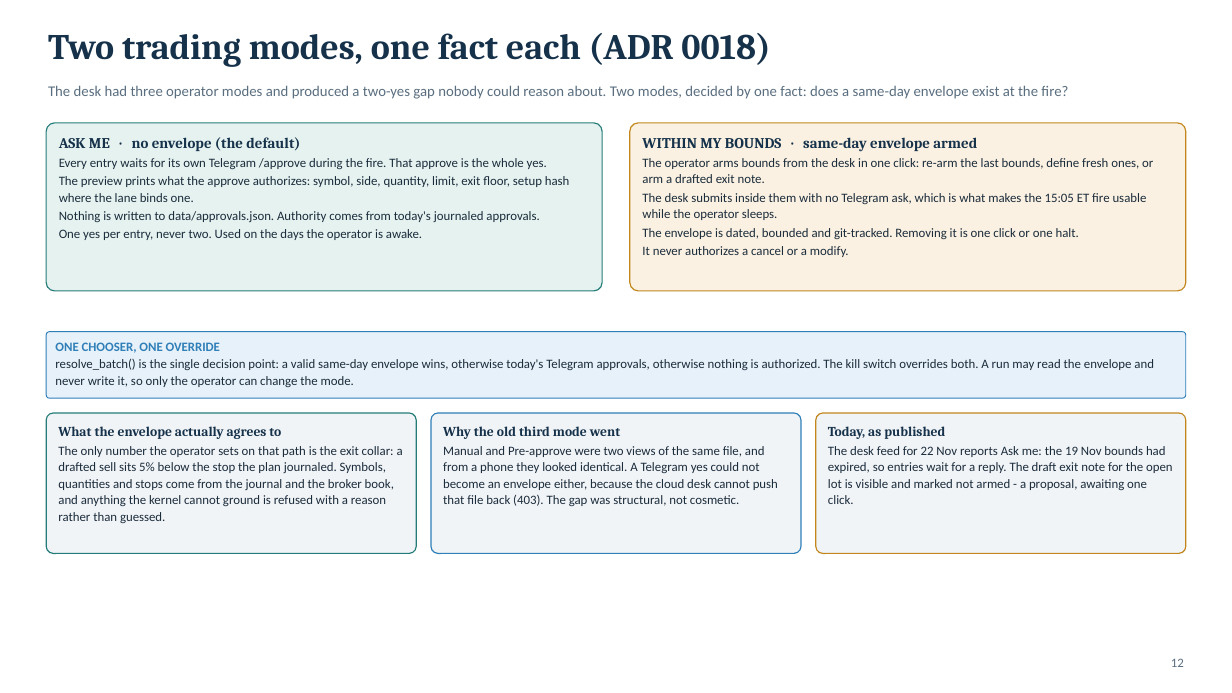
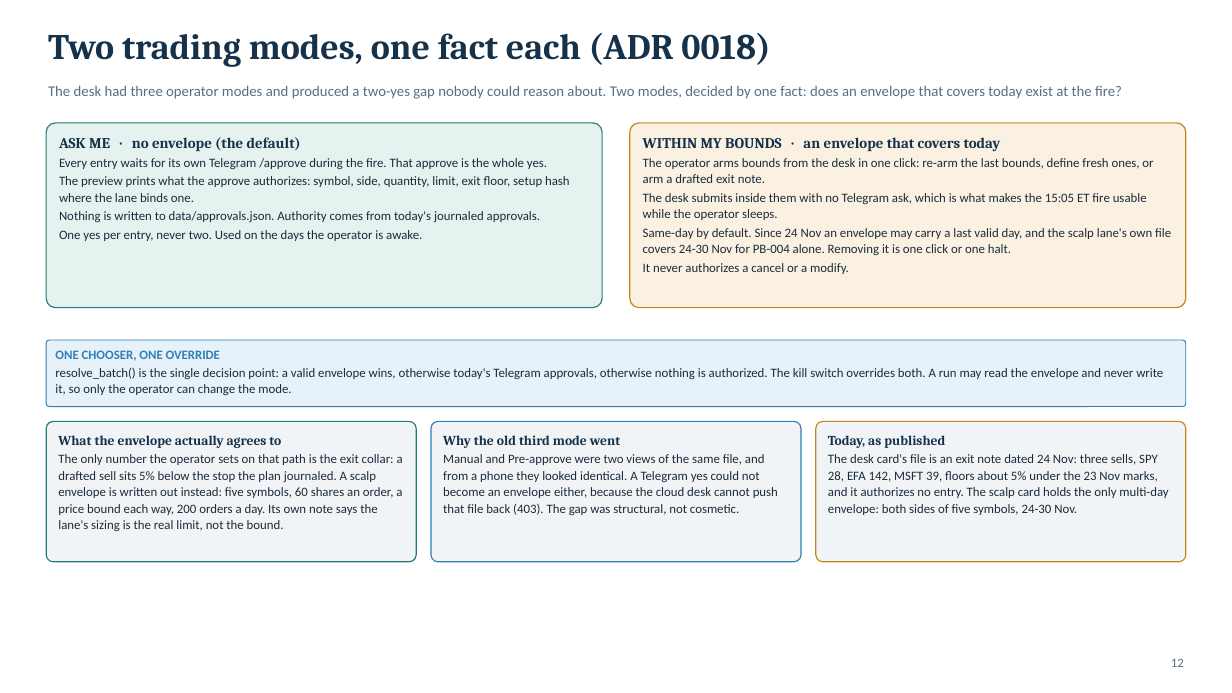
Before and after one commit to aloisohzh/tyche, a slide deck: slide 12 of docs/competition/deck/tyche-competition-deck.pptx. Drawn at 1232x693 pixels with LibreOffice and Linux fonts; fonts in the diff are those of the drawing. Boxes give left, top, right and bottom in pixels: in the first picture for what was removed or moved away, otherwise in the second. Text is boxed around its words. In the diff, an @@ line names an element or a change of style, - is before the commit and + after.

Commit message:
Competition deck: correct every claim main invalidated
Rebasing onto main moved several of the deck's facts. This re-sources each
one against the files a judge can actually open: the cap sum (55% today, 75%
all-on), the freeze suite's 22 tests, the switch file's PB-007 retirement,
the 24 Nov exit-now path, and the results slides, which now quote the
committed feed snapshot rather than an untracked run directory.

Also marks the deck's own provenance in the file metadata as Qoder-generated.

```diff
--- a/docs/competition/deck/tyche-competition-deck.pptx
+++ b/docs/competition/deck/tyche-competition-deck.pptx
@@ text at [48,85,1122,99]: text changed @@
-The desk had three operator modes and produced a two-yes gap nobody could reason about. Two modes, decided by one fact: does a same-day envelope exist at the fire?
+The desk had three operator modes and produced a two-yes gap nobody could reason about. Two modes, decided by one fact: does an envelope that covers today exist at the fire?
@@ rounded rectangle "ASK ME · no envelope ...": place and size @@
-rounded rectangle "ASK ME · no envelope ..." at [46,123,603,291]
+rounded rectangle "ASK ME · no envelope ..." at [46,123,603,308]
@@ rounded rectangle "WITHIN MY BOUNDS · an ...": place and size @@
-rounded rectangle "WITHIN MY BOUNDS · an ..." at [630,123,1187,291]
+rounded rectangle "WITHIN MY BOUNDS · an ..." at [630,123,1187,308]
@@ text in rounded rectangle at [643,137,1001,152]: text changed @@
-WITHIN MY BOUNDS · same-day envelope armed
+WITHIN MY BOUNDS · an envelope that covers today
@@ text in rounded rectangle at [643,228,1171,255]: text changed @@
-The envelope is dated, bounded and git-tracked. Removing it is one click or one halt.
+Same-day by default. Since 24 Nov an envelope may carry a last valid day, and the scalp lane's own file covers 24-30 Nov for PB-004 alone. Removing it is one click or one halt.
@@ text in rounded rectangle at [55,368,1163,395]: text changed @@
-resolve_batch() is the single decision point: a valid same-day envelope wins, otherwise today's Telegram approvals, otherwise nothing is authorized. The kill switch overrides both. A run may read the envelope and never write it, so only the operator can change the mode.
+resolve_batch() is the single decision point: a valid envelope wins, otherwise today's Telegram approvals, otherwise nothing is authorized. The kill switch overrides both. A run may read the envelope and never write it, so only the operator can change the mode.
@@ 4 rounded rectangles: place and size @@
-4 rounded rectangles at [46,332,1186,554]
+4 rounded rectangles at [46,340,1186,562]
@@ text in rounded rectangle at [58,454,403,531]: text changed @@
-The only number the operator sets on that path is the exit collar: a drafted sell sits 5% below the stop the plan journaled. Symbols, quantities and stops come from the journal and the broker book, and anything the kernel cannot ground is refused with a reason rather than guessed.
+The only number the operator sets on that path is the exit collar: a drafted sell sits 5% below the stop the plan journaled. A scalp envelope is written out instead: five symbols, 60 shares an order, a price bound each way, 200 orders a day. Its own note says the lane's sizing is the real limit, not the bound.
@@ text in rounded rectangle at [828,454,1168,515]: text changed @@
-The desk feed for 22 Nov reports Ask me: the 19 Nov bounds had expired, so entries wait for a reply. The draft exit note for the open lot is visible and marked not armed - a proposal, awaiting one click.
+The desk card's file is an exit note dated 24 Nov: three sells, SPY 28, EFA 142, MSFT 39, floors about 5% under the 23 Nov marks, and it authorizes no entry. The scalp card holds the only multi-day envelope: both sides of five symbols, 24-30 Nov.
```
Also in this commit, not shown: 29 other slides changed, 1 other file.
